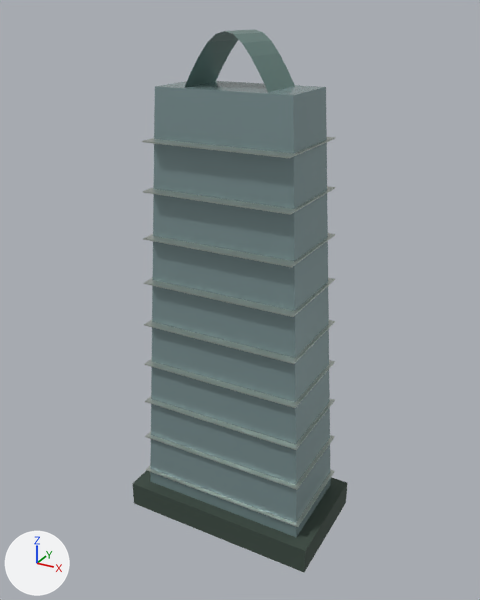
The glTF model landmarks/assets/tencent-hq.glb, before and after one commit.
Both versions are drawn from a 50 mm camera at (124.0, -225.0, 220.0) aimed at (0.0, 0.0, 107.0). The lights are fixed; the arrows at lower left show +X, +Y and +Z. The picture after the commit comes second. Vertices at exactly the same position are counted once.

In view in the first picture: 'envelope', 'horizontal_fins', 'podium', 'roof_garden'.
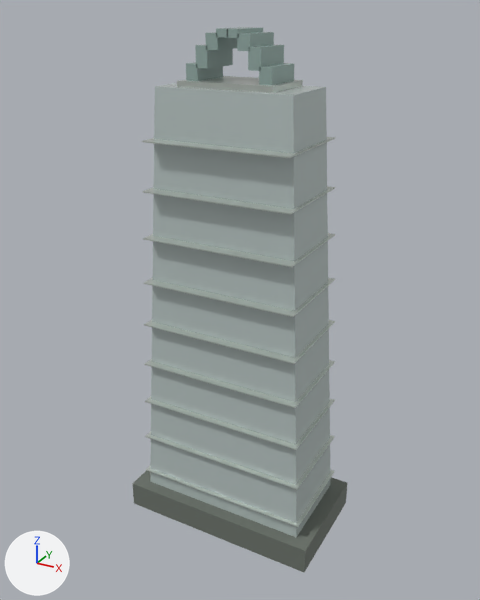
What the commit changed:
Material 'glass' (mat_glass) changes colour from grey #8ea6a8 to light grey #c5d2d0; in linear values from (0.27, 0.381, 0.392) to (0.558, 0.644, 0.631).
Material 'stone' (mat_stone) changes colour from greyish green #3c4b42 to grey #6d746c; in linear values from (0.0452, 0.0704, 0.0545) to (0.153, 0.175, 0.15).
me_roof_garden is used by ob_roof_garden; location (0.0, 0.0, 0.0).
me_roof_garden had 22 vertices, 20 faces and spanned x -17.2..17.2, y -11.2..11.2, z 193.2..212.5.
me_roof_garden now has 64 vertices, 96 faces and spans x -17.5..17.5, y -9.2..9.2, z 192.5..213.2.
me_roof_garden part 1: the whole mesh is rebuilt.
Mesh me_roof_garden_beam is new.
It is a box spanning x -19.5..19.5, y -12.4..12.4, z 193.2..195.4.
It uses material mat_metal (light grey #d5ddd6).
Object 'roof_garden_beam' (ob_roof_garden_beam) is new; it shows me_roof_garden_beam.
Its location is (0.0, 0.0, 0.0).

Location of each change, (x1, y1, x2, y2) in pixels of the pictures (480 x 600 px):
'envelope', recoloured (grey to light grey)
    both: (150, 83, 331, 537)
'podium', recoloured (lighter)
    both: (132, 470, 347, 572)
'roof_garden', reshaped
    before: (185, 29, 295, 92)
    after: (186, 27, 294, 85)
'roof_garden_beam', added
    after: (177, 76, 303, 93)
